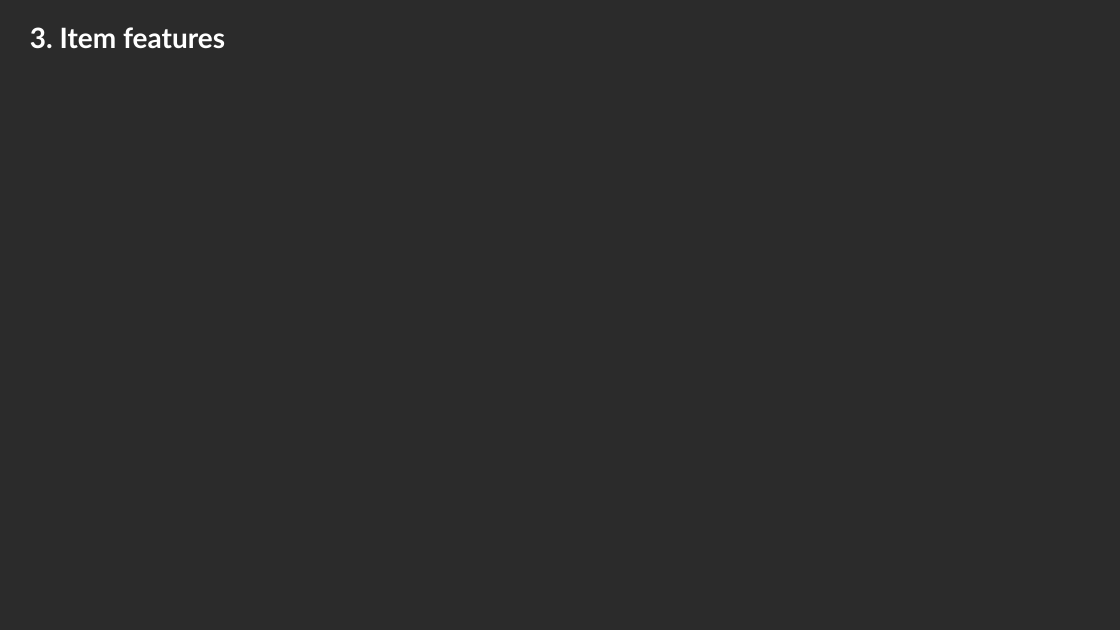
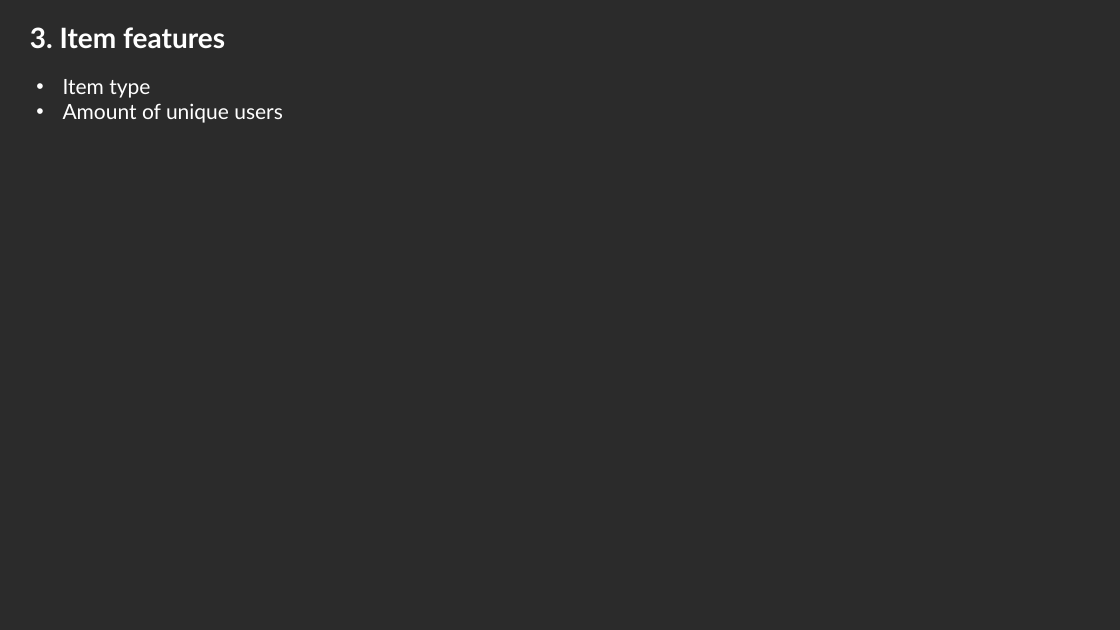
Before and after one commit to lizesteyn/FNBdataquest, a slide deck: slide 34 of Presentation1.pptx (slide 26 before the commit). Drawn at 1120x630 pixels with LibreOffice and Linux fonts; fonts in the diff are those of the drawing; background and template pictures are left out; a plain dark background stands for a picture behind light text. Boxes give left, top, right and bottom in pixels: in the first picture for what was removed or moved away, otherwise in the second. Text is boxed around its words. In the diff, an @@ line names an element or a change of style, - is before the commit and + after.

```diff
--- a/Presentation1.pptx
+++ b/Presentation1.pptx
@@ text added at <box>63,79,283,123</box>, 18 pt, text #FFFFFF @@
+• Item type
+• Amount of unique users
```
Also in this commit, not shown: 2 other slides changed, 13 slides added, 1 other file.
